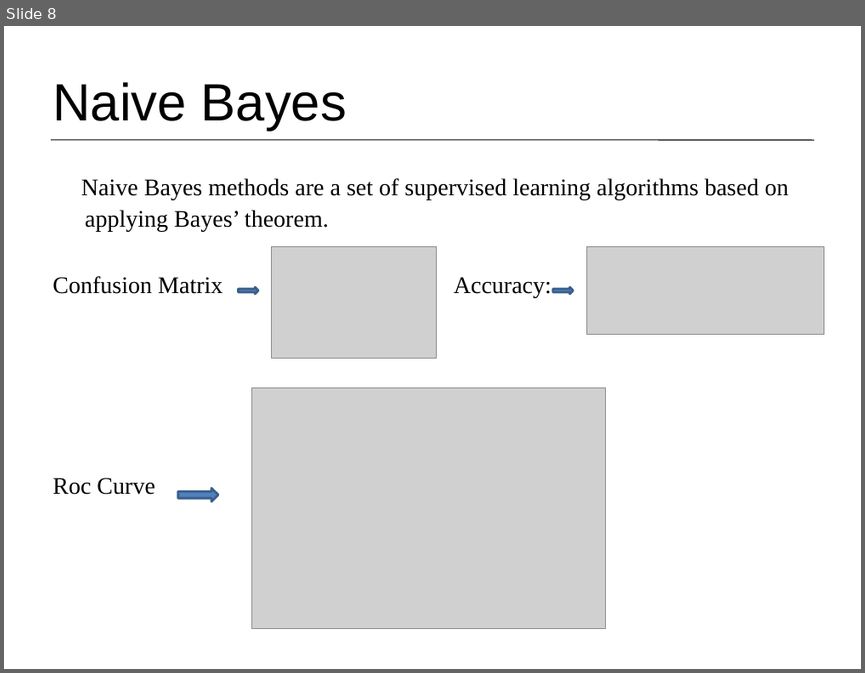
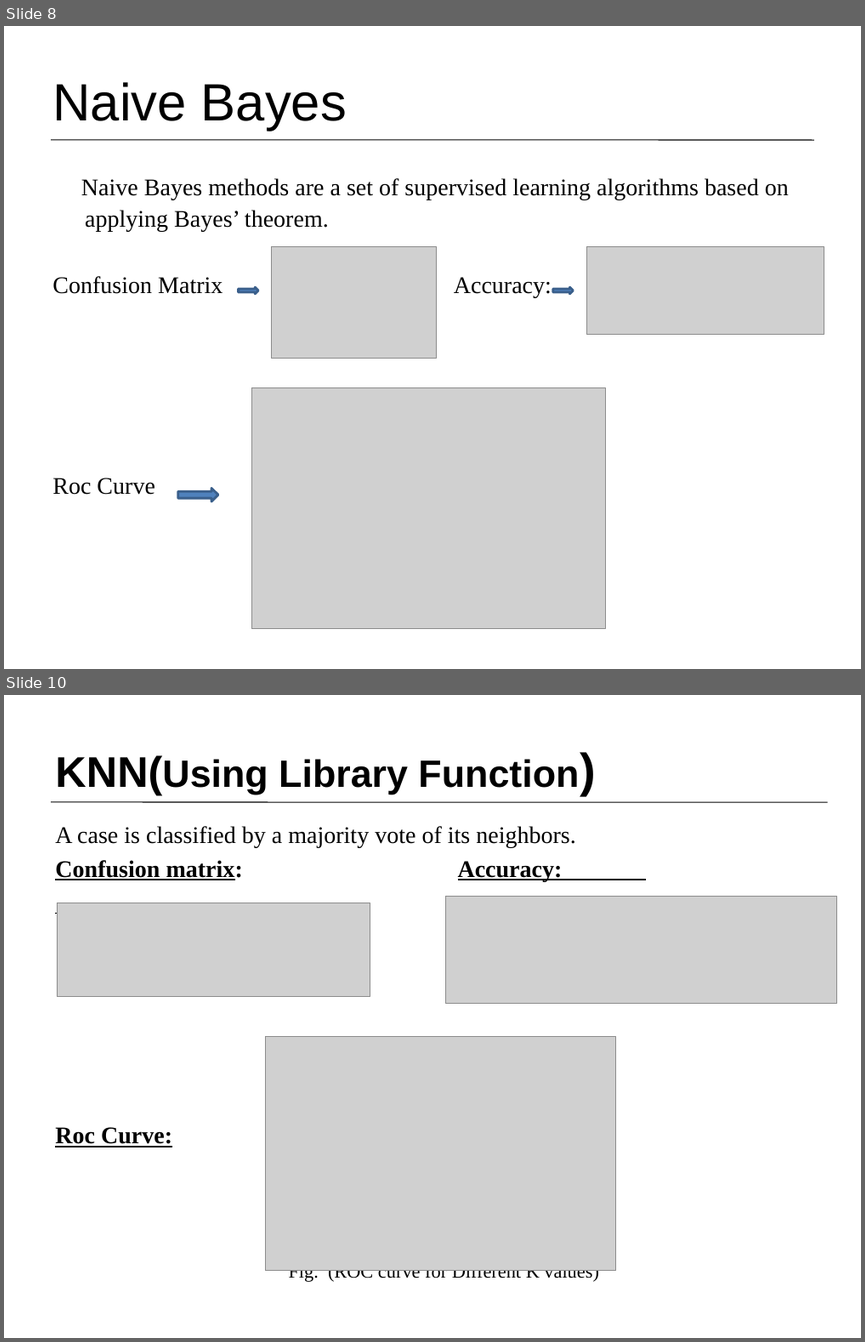
Before and after one commit to Customer-Churn-Prediction/Project-Machine-Learning, a slide deck: Customer Churn Prediction In Telecom Industry.pptx. Shown one above the other, each under a label of ours: slide 8 before the commit, slides 8 and 10 after it; the slides between them are not shown. The pictures are 865x673 and 865x1342 pixels, drawn with LibreOffice and Linux fonts; fonts in the diff are those of the drawing; grey boxes stand for pictures. Boxes give left, top, right and bottom in pixels: in the first picture for what was removed or moved away, otherwise in the second. Text is boxed around its words. In the diff, an @@ line names an element or a change of style, - is before the commit and + after.

```diff
--- a/Customer Churn Prediction In Telecom Industry.pptx
+++ b/Customer Churn Prediction In Telecom Industry.pptx
@@ slide 10 added at (x1=4, y1=695, x2=861, y2=1338), background #FFFFFF @@
@@ title added at (x1=55, y1=755, x2=579, y2=795), 32 pt, text #000000, bold @@
+KNN(Using Library Function)
@@ line added from (51, 802) to (828, 802), #000000 0.75 pt @@
@@ text added at (x1=55, y1=826, x2=599, y2=1282), 20 pt, text #000000 @@
+A case is classified by a majority vote of its neighbors.
+Confusion matrix: Accuracy:
+Roc Curve:
+Fig. (ROC curve for Different K values)
@@ picture added at (x1=446, y1=896, x2=837, y2=1003) @@
@@ picture added at (x1=57, y1=902, x2=370, y2=996) @@
@@ picture added at (x1=265, y1=1036, x2=616, y2=1270) @@
```
Also in this commit, not shown: 3 slides changed, 8 other slides added, 1 slide removed.
